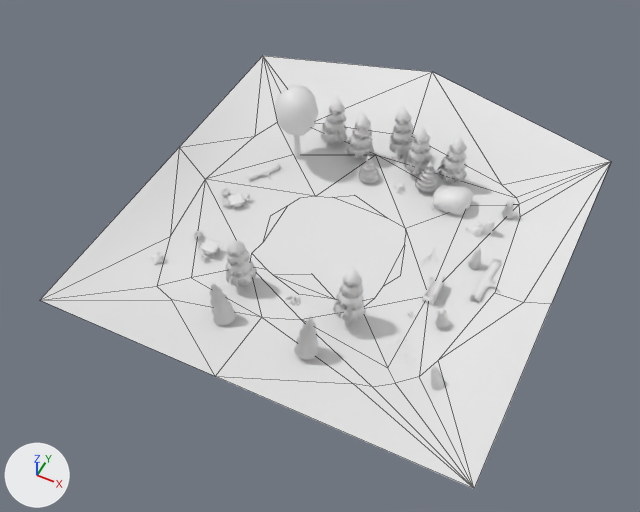
The FBX model Assets/Resources/3d/Forest/Forest.fbx: old version first, new version second.
Both versions are drawn from a camera (50 mm lens) standing at (19.5, -44.0, 49.6) and looking at (0.0, -5.1, 1.0). The lights are fixed; the arrows at lower left show +X, +Y and +Z. Mesh edges are drawn as thin lines on the coarser meshes. Where no turn or scale is listed for an object, it has been applied to the vertices. Vertices at the same position are counted once.

In view in the first picture: 'BirchTree', 'MossRock', 'PineTree2-1', 'PineTree2-2', 'PineTree2-3', 'PineTree2-4', 'PineTree2-5', 'PineTree2-6', 'PineTree2-7', 'PineTree6-1', 'PineTree6-2', 'Plane'.
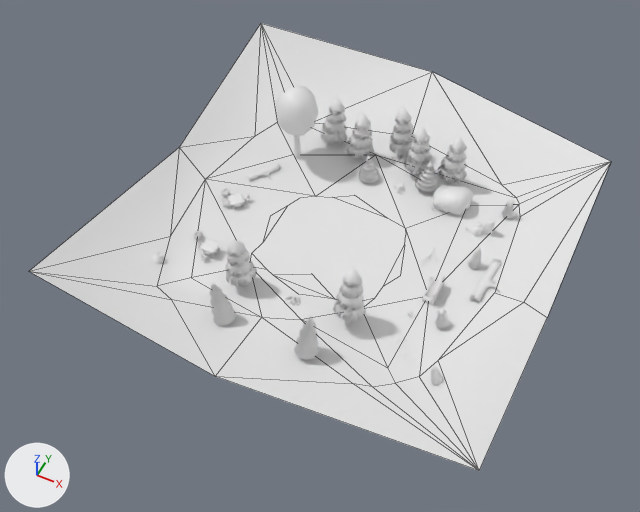
Commit message: Forest New

Where the change shows, as pixel boxes [x1, y1, x2, y2] in the pictures (640 x 512 px; the box of a moved part takes in the faces that stretch with it):
```json
{"object": "Plane", "change": "reshaped", "before": [40, 56, 611, 489], "after": [29, 23, 611, 471]}
{"part": 1, "of": "me_plane", "change": "moved or reshaped", "before": [215, 162, 611, 489], "after": [215, 162, 611, 471]}
{"part": 2, "of": "me_plane", "change": "moved or reshaped", "before": [40, 148, 215, 376], "after": [29, 148, 215, 376]}
{"part": 3, "of": "me_plane", "change": "moved or reshaped", "before": [180, 56, 431, 147], "after": [180, 23, 431, 147]}
```

The change, as JSON lines over the scene's bpy script:
```json
{"block": "me_plane", "where": "me_plane.from_pydata(...)  # 59 vertices, 60 faces; spans x -15.0..16.6, y -18.1..15.3, z -0.3..4.1"}
{"block": "me_plane", "where": "# used by ob_plane; location = (0.0, 0.0, 0.0)"}
{"block": "me_plane", "change": "me_plane part 1"}
{"op": "set", "path": "me_plane.vertices[14].co", "old": "(16.6, -18.1, 2.0)", "new": "(16.6, -18.1, 4.1)", "note": "pixel (474, 488) -> pixel (479, 470)"}
{"op": "set", "path": "me_plane.vertices[52].co", "old": "(16.6, -2.7, 2.0)", "new": "(16.6, -2.7, 0.5)", "note": "pixel (551, 304) -> pixel (547, 317)"}
{"block": "me_plane", "change": "me_plane part 2"}
{"op": "set", "path": "me_plane.vertices[13].co", "old": "(-15.0, -18.1, 2.0)", "new": "(-15.0, -18.1, 5.0)", "note": "pixel (39, 300) -> pixel (28, 271)"}
{"block": "me_plane", "change": "me_plane part 3"}
{"op": "set", "path": "me_plane.vertices[15].co", "old": "(-15.0, 13.5, 2.0)", "new": "(-15.0, 13.5, 5.4)", "note": "pixel (262, 55) -> pixel (260, 23)"}
```
